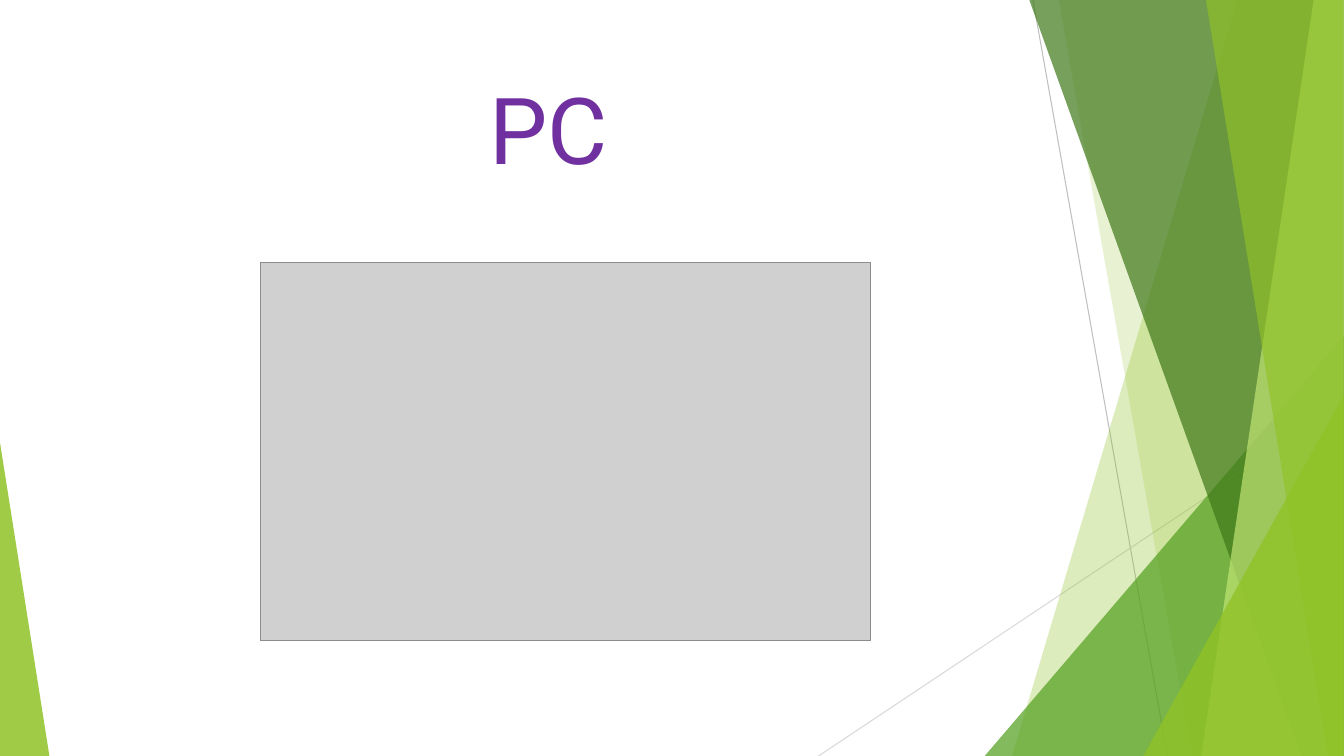
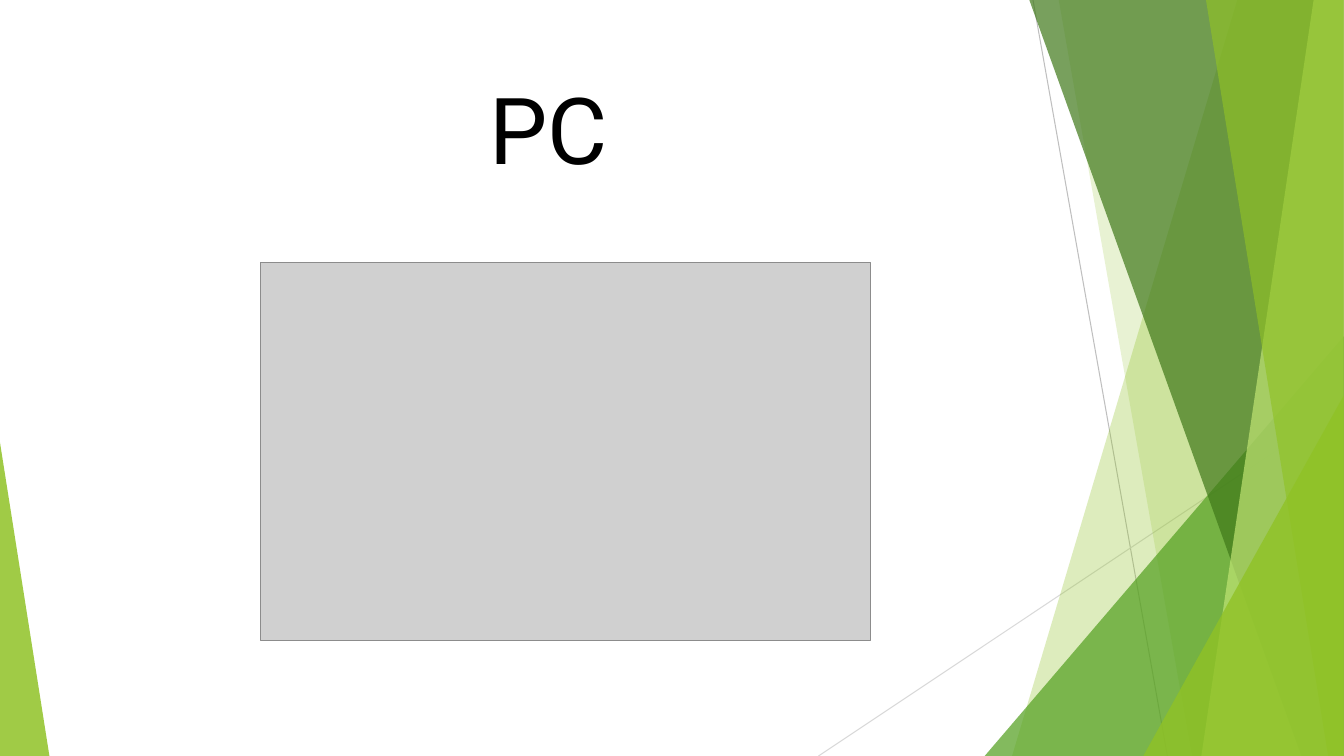
Before and after one commit to Tiinocm/ProyectoIntegrado, a slide deck: slide 14 of carles/poryecto integrado.pptx (slide 12 before the commit). Drawn at 1344x756 pixels with LibreOffice and Linux fonts; fonts in the diff are those of the drawing; grey boxes stand for pictures. Boxes give left, top, right and bottom in pixels: in the first picture for what was removed or moved away, otherwise in the second. Text is boxed around its words. In the diff, an @@ line names an element or a change of style, - is before the commit and + after.

```diff
--- a/carles/poryecto integrado.pptx
+++ b/carles/poryecto integrado.pptx
@@ title "PC" at [489,97,607,165]: text colour #7030A0 to #000000 @@
```
Also in this commit, not shown: 5 other slides changed, 7 slides added, 5 slides removed.
